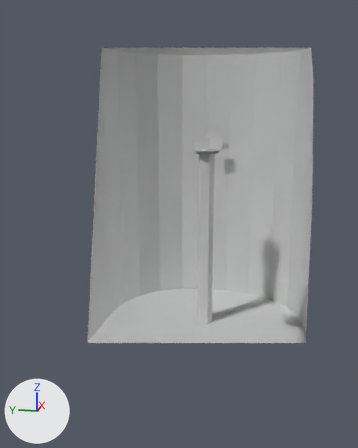
Two versions of the Blender file models/map.blend, one commit apart.
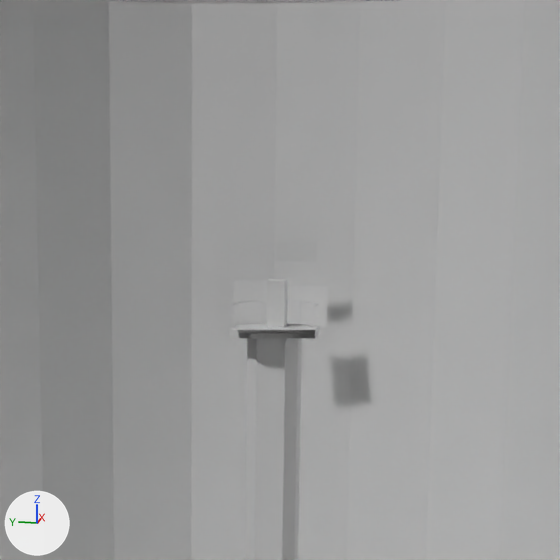
Each version is shown whole from a 50 mm lens placed at (-73.4, -10.4, 6.9), pointed at (-7.4, 2.8, -9.6), then close up on the part from 35% to 81% of the width and 12% to 49% of the height. Arrows for +X, +Y and +Z are at lower left; the lights stay in place. The older version's two pictures come first. Everything nearer to the camera than a plane just in front of the edit is cut away.

Objects in the first close-up: 'Island', 'Plane', 'PlayerHeightReference-noimp', 'screen', 'screen.001', 'screen.002' and 1 more.
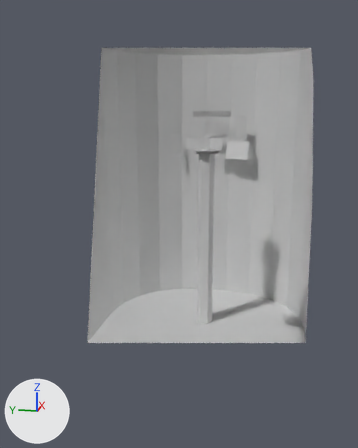
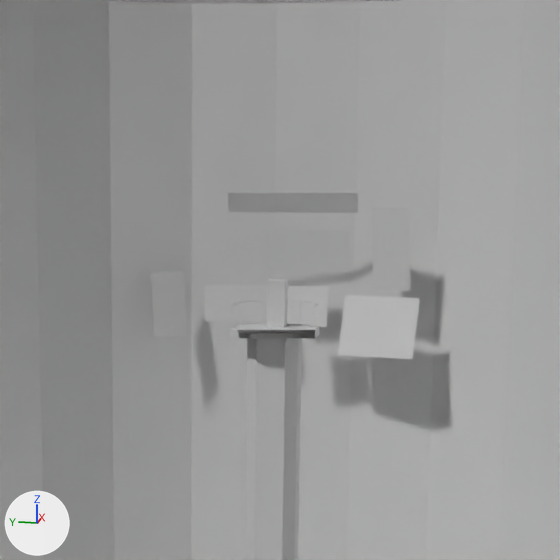
Changed parts and their boxes (x1, y1, x2, y2) in the close-ups (560 x 560 px):
```json
{"object": "4x3_screen", "change": "added", "after": [338, 295, 420, 360]}
{"object": "screen.001", "change": "moved, turned, rescaled", "before": [234, 281, 267, 321], "after": [372, 207, 410, 291]}
{"object": "screen.002", "change": "moved, turned, rescaled", "before": [277, 242, 317, 262], "after": [269, 230, 350, 271]}
{"object": "32x5_screen", "change": "added", "after": [228, 193, 358, 213]}
{"object": "16x9_screen", "change": "unchanged, uncovered by the edit", "after": [204, 284, 267, 321]}
{"object": "9x16_screen", "change": "unchanged, uncovered by the edit", "after": [151, 272, 187, 337]}
```

The change, as JSON lines over the scene's bpy script:
```json
{"op": "set", "path": "ob_screen_001.location", "old": "(11.48, 2.83, 0.18)", "new": "(10.82, -4.04, 2.83)"}
{"op": "set", "path": "ob_screen_001.rotation_euler", "old": "(1.571, 0.121, 0.25)", "new": "(1.571, -0.112, -0.37)", "note": "degrees (90, 6.9, 14) -> degrees (90, -6.4, -21)"}
{"op": "set", "path": "ob_screen_001.scale", "old": "(1.0, 1.0, 1.0)", "new": "(1.0, 2.0, 1.0)"}
{"op": "set", "path": "ob_screen_002.location", "old": "(11.25, 0.64, 2.65)", "new": "(10.82, -0.01, 2.74)"}
{"op": "set", "path": "ob_screen_002.rotation_euler", "old": "(1.571, -0.0975, 0.0591)", "new": "(1.571, -0.11, -0.000669)", "note": "degrees (90, -5.6, 3.4) -> degrees (90, -6.3, -0)"}
{"op": "set", "path": "ob_screen_002.scale", "old": "(0.996, 0.496, 1.0)", "new": "(1.0, 1.0, 2.0)"}
{"op": "add", "block": "ob_32x5_screen", "code": ["ob_32x5_screen = bpy.data.objects.new('32x5_screen', me_plane_013.copy())  # the mesh of ob_screen_002", "ob_32x5_screen.location = (10.88, 0.83, 5.03)", "ob_32x5_screen.rotation_euler = (1.571, -0.317, 0.0792)  # degrees (90, -18, 4.5)", "ob_32x5_screen.scale = (1.0, 0.5, 3.2)"]}
{"op": "add", "block": "ob_4x3_screen", "code": ["ob_4x3_screen = bpy.data.objects.new('4x3_screen', me_plane_013.copy())  # the mesh of ob_screen_002", "ob_4x3_screen.location = (10.72, -3.55, -0.94)", "ob_4x3_screen.rotation_euler = (1.571, 0.227, -0.331)  # degrees (90, 13, -19)", "ob_4x3_screen.scale = (1.0, 1.5, 2.0)"]}
```
